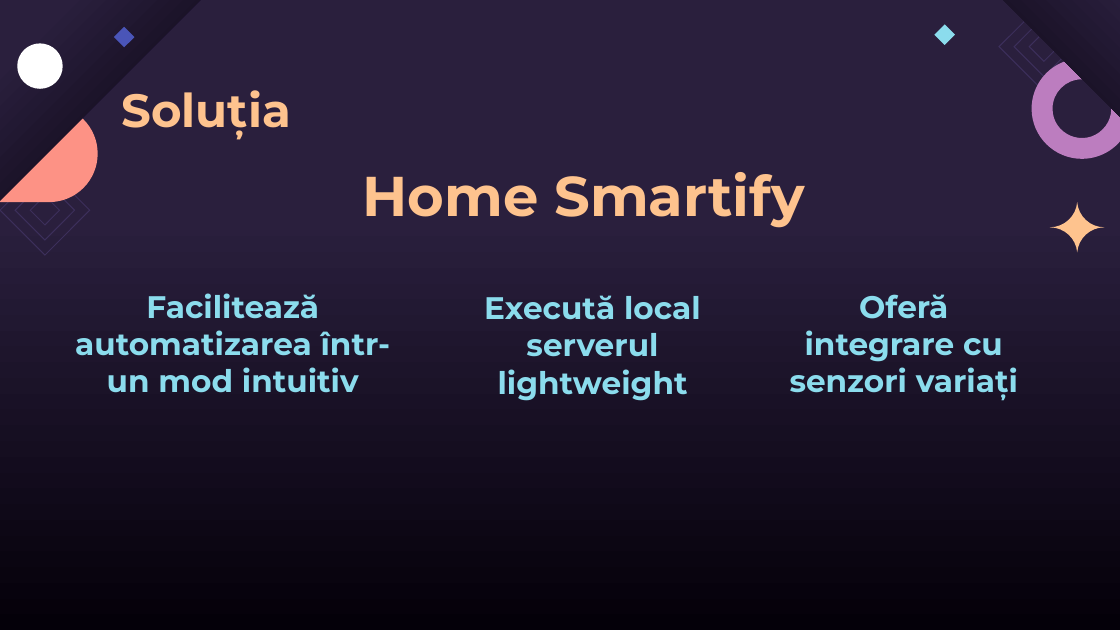
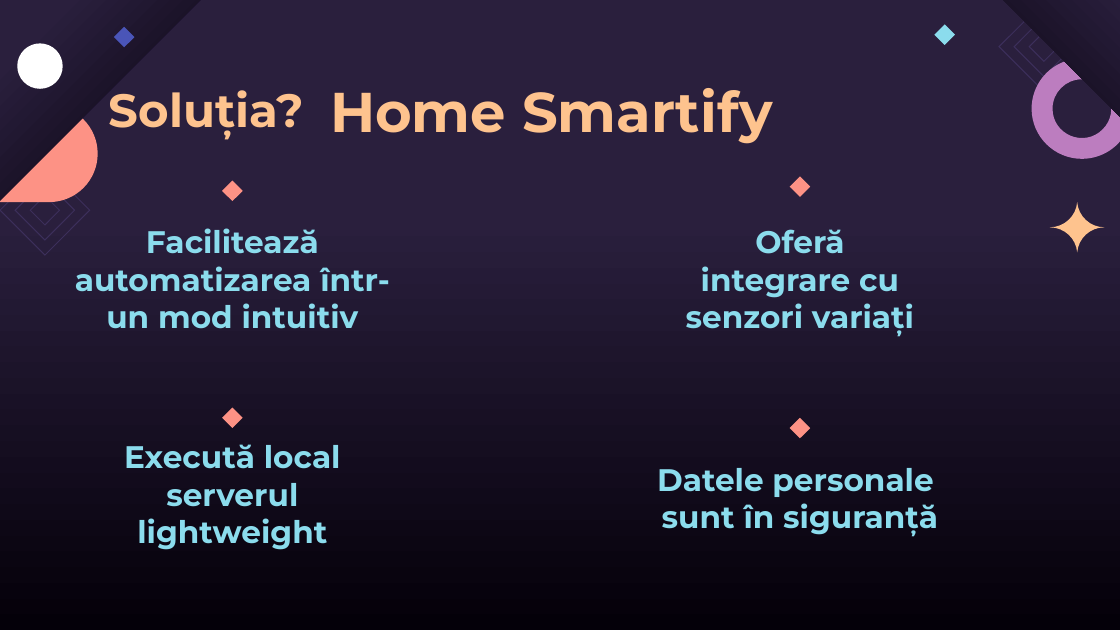
Before and after one commit to liviuq/Licenta, a slide deck: slide 7 of Prezentare_final.pptx. Drawn at 1120x630 pixels with LibreOffice and Linux fonts; fonts in the diff are those of the drawing. Boxes give left, top, right and bottom in pixels: in the first picture for what was removed or moved away, otherwise in the second. Text is boxed around its words. In the diff, an @@ line names an element or a change of style, - is before the commit and + after.

Commit message:
Added final pdf and presentation, v1.
https://www.youtube.com/watch?v=VgjTx7RVJPI

```diff
--- a/Prezentare_final.pptx
+++ b/Prezentare_final.pptx
@@ text "Home Smartify": place and size @@
-text "Home Smartify" at <box>363,172,806,228</box>
+text "Home Smartify" at <box>330,88,773,144</box>
@@ title at <box>109,90,304,138</box>: text changed @@
-Soluția
+Soluția?
@@ freeform shape added at <box>790,176,810,196</box>, fill #FD9285 @@
@@ subtitle "Facilitează automatizarea într-un mod intuitiv": place and size @@
-subtitle "Facilitează automatizarea într-un mod intuitiv" at <box>75,293,391,393</box>
+subtitle "Facilitează automatizarea într-un mod intuitiv" at <box>75,228,390,329</box>
@@ freeform shape added at <box>222,180,242,200</box>, fill #FD9285 @@
@@ subtitle "Oferă integrare cu senzori variați": place and size @@
-subtitle "Oferă integrare cu senzori variați" at <box>790,294,1018,400</box>
+subtitle "Oferă integrare cu senzori variați" at <box>686,229,914,336</box>
@@ freeform shape added at <box>222,408,242,428</box>, fill #FD9285 @@
@@ freeform shape added at <box>790,418,810,438</box>, fill #FD9285 @@
@@ subtitle "Execută local serverul lightweight": place and size @@
-subtitle "Execută local serverul lightweight" at <box>484,295,701,401</box>
+subtitle "Execută local serverul lightweight" at <box>124,444,341,550</box>
@@ text added at <box>657,468,938,536</box>, 20 pt, text #8BDCED, bold @@
+Datele personale sunt în siguranță
```
Also in this commit, not shown: 3 other slides changed, 1 other file.
